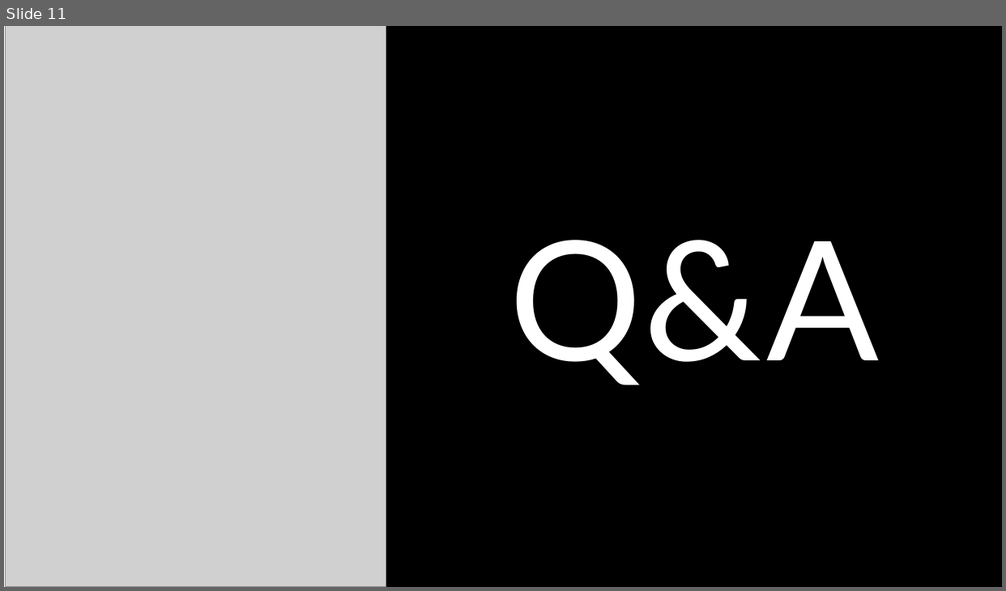
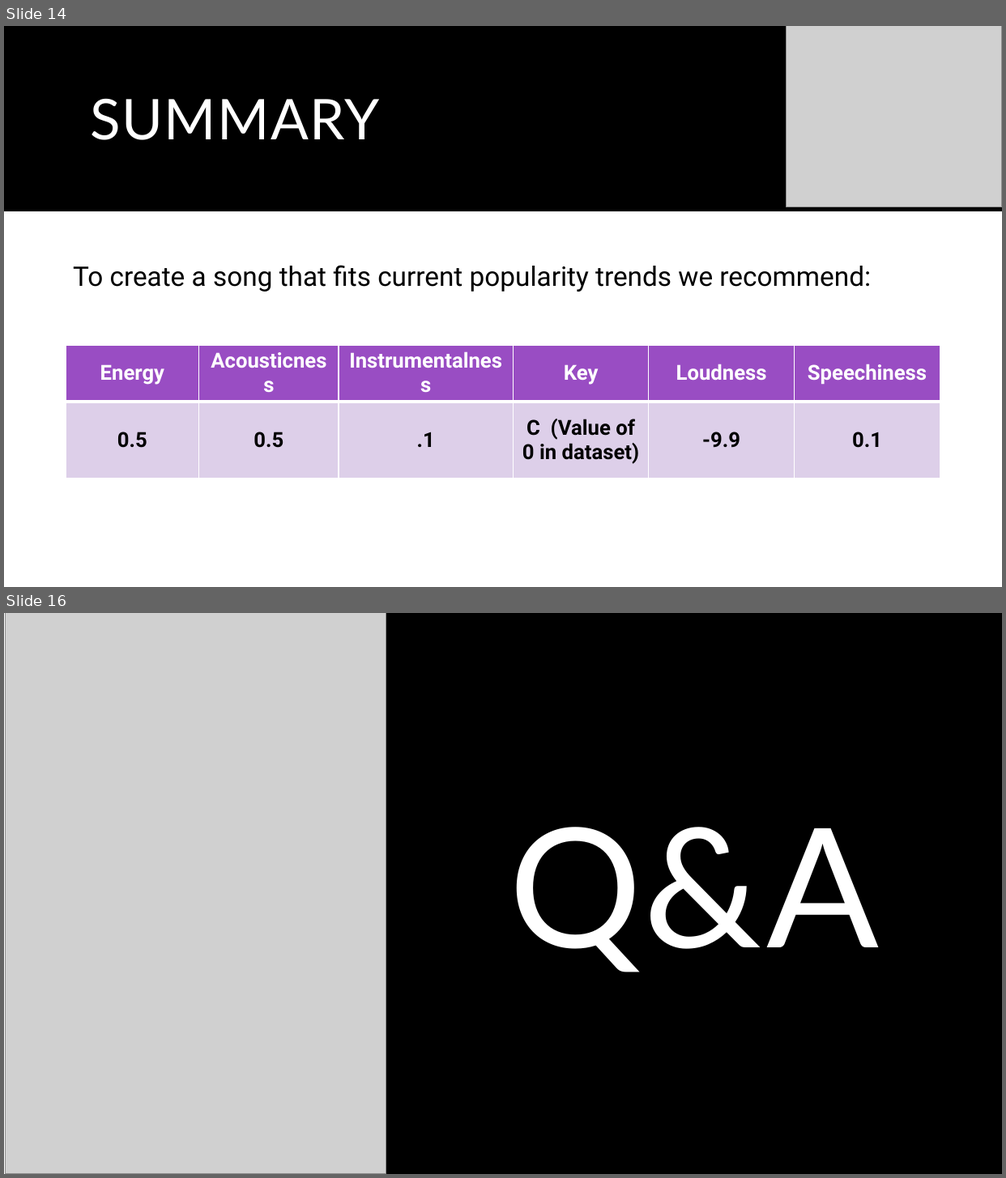
Before and after one commit to shchee5/TurnUptheData, a slide deck: Turn Up The Data.pptx. Shown one above the other, each under a label of ours: slide 11 before the commit, slides 14 and 16 after it; the slides between them are not shown. The pictures are 1006x591 and 1006x1178 pixels, drawn with LibreOffice and Linux fonts; fonts in the diff are those of the drawing; grey boxes stand for pictures. Boxes give left, top, right and bottom in pixels: in the first picture for what was removed or moved away, otherwise in the second. Text is boxed around its words. In the diff, an @@ line names an element or a change of style, - is before the commit and + after.

```diff
--- a/Turn Up The Data.pptx
+++ b/Turn Up The Data.pptx
@@ slide 14 added at <box>4,26,1002,587</box>, background #FFFFFF @@
@@ rectangle added at <box>4,26,1002,211</box>, fill #000000 @@
@@ picture added at <box>786,26,1002,207</box> @@
@@ title added at <box>90,98,380,140</box>, 54 pt, text #FFFFFF @@
+SUMMARY
@@ text added at <box>73,265,871,292</box>, 26 pt, text #000000 @@
+To create a song that fits current popularity trends we recommend:
@@ table added at <box>66,346,940,467</box>, 2 rows, 6 columns @@
+Energy | Acousticness | Instrumentalness | Key | Loudness | Speechiness
+0.5 | 0.5 | .1 | C (Value of 0 in dataset) | -9.9 | 0.1
@@ what was slide 11 is now slide 16 @@
```
Also in this commit, not shown: 6 slides changed, 7 other slides added, 3 slides removed.
